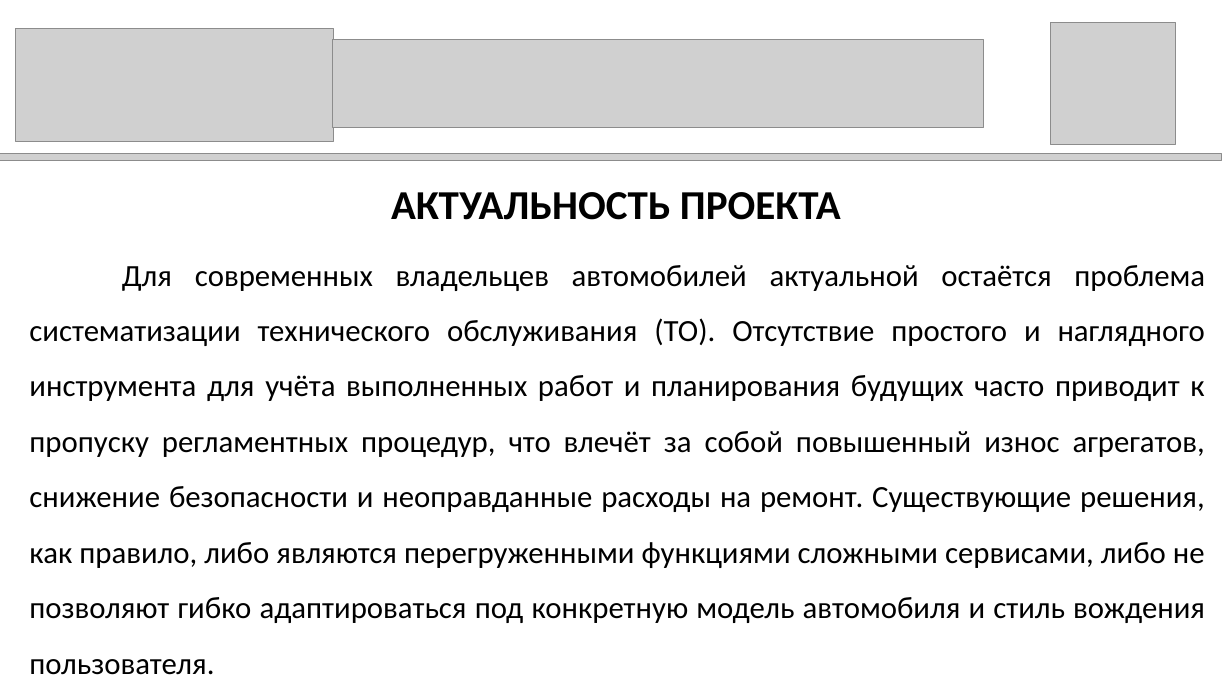
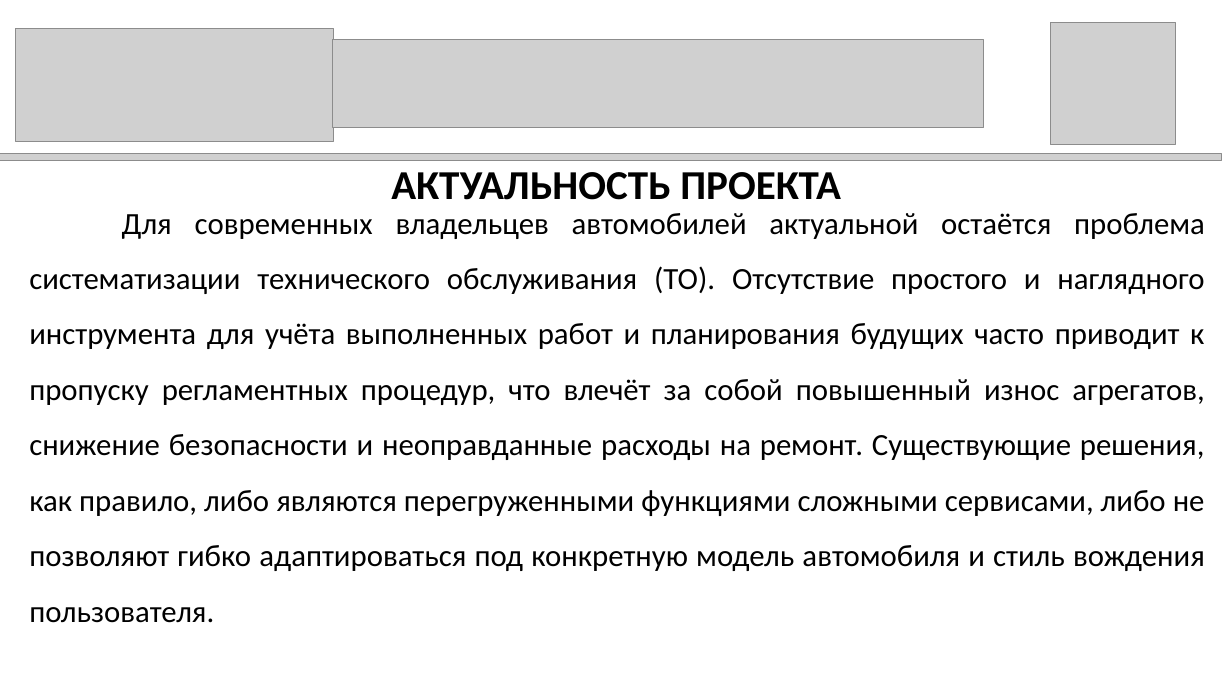
Before and after one commit to cyberbanana777/school_car_logger, a slide deck: slide 2 of Документы/1596_Шорсткин_Козлов_Приложение_Для_ведения_автомобильного_журнала.pptx. Drawn at 1232x693 pixels with LibreOffice and Linux fonts; fonts in the diff are those of the drawing; grey boxes stand for pictures. Boxes give left, top, right and bottom in pixels: in the first picture for what was removed or moved away, otherwise in the second. Text is boxed around its words. In the diff, an @@ line names an element or a change of style, - is before the commit and + after.

```diff
--- a/Документы/1596_Шорсткин_Козлов_Приложение_Для_ведения_автомобильного_журнала.pptx
+++ b/Документы/1596_Шорсткин_Козлов_Приложение_Для_ведения_автомобильного_журнала.pptx
@@ text "АКТУАЛЬНОСТЬ ПРОЕКТА": place and size @@
-text "АКТУАЛЬНОСТЬ ПРОЕКТА" at box(391, 192, 841, 220)
+text "АКТУАЛЬНОСТЬ ПРОЕКТА" at box(391, 172, 841, 200)
@@ text "Для современных владельцев автомобилей актуальной ...": place and size @@
-text "Для современных владельцев автомобилей актуальной ..." at box(29, 265, 1205, 675)
+text "Для современных владельцев автомобилей актуальной ..." at box(29, 213, 1205, 623)
```
Also in this commit, not shown: 1 other file.
